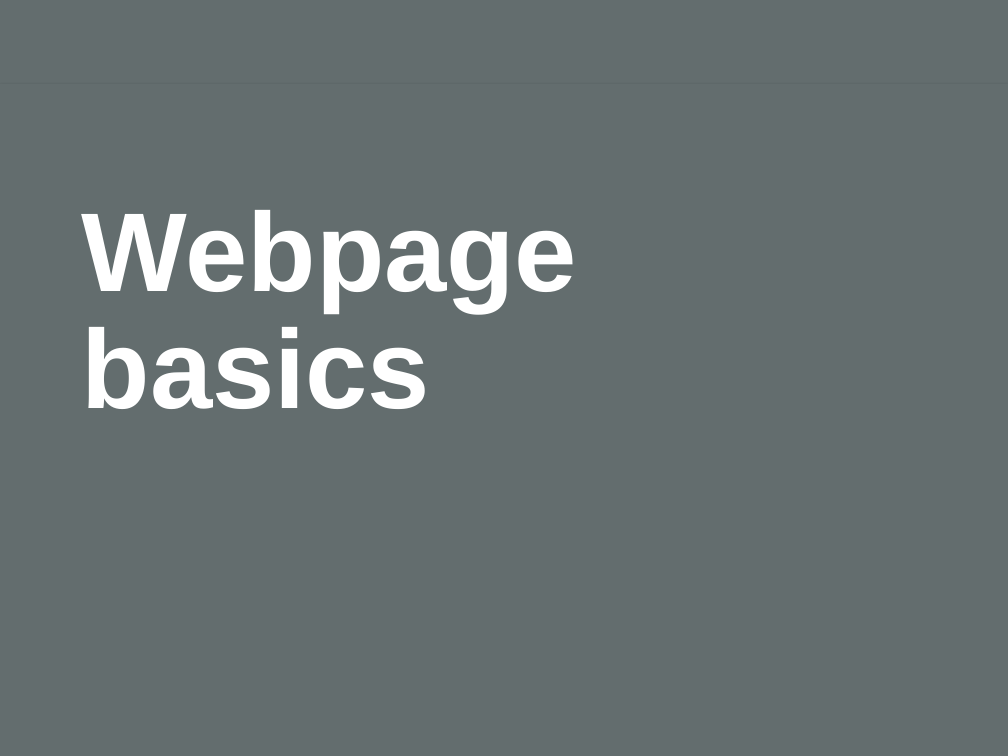
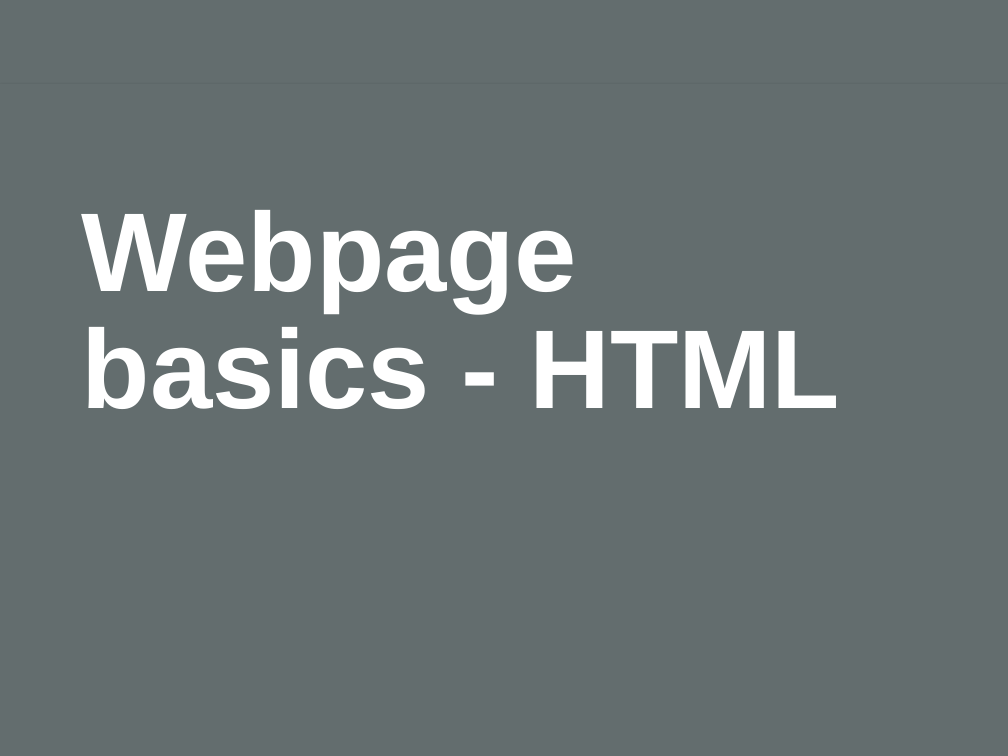
Before and after one commit to xiaohuiliugis/UCGIS-Fullstack-Geovisualization-Workshop, a slide deck: slide 9 of doc/presentation.pptx (slide 8 before the commit). Drawn at 1008x756 pixels with LibreOffice and Linux fonts; fonts in the diff are those of the drawing; background and template pictures are left out. Boxes give left, top, right and bottom in pixels: in the first picture for what was removed or moved away, otherwise in the second. Text is boxed around its words. In the diff, an @@ line names an element or a change of style, - is before the commit and + after.

```diff
--- a/doc/presentation.pptx
+++ b/doc/presentation.pptx
@@ text at [82, 210, 840, 409]: text changed @@
-Webpage basics
+Webpage basics - HTML
```
Also in this commit, not shown: 4 other slides changed, 31 slides added, 1 slide removed, 5 other files.
